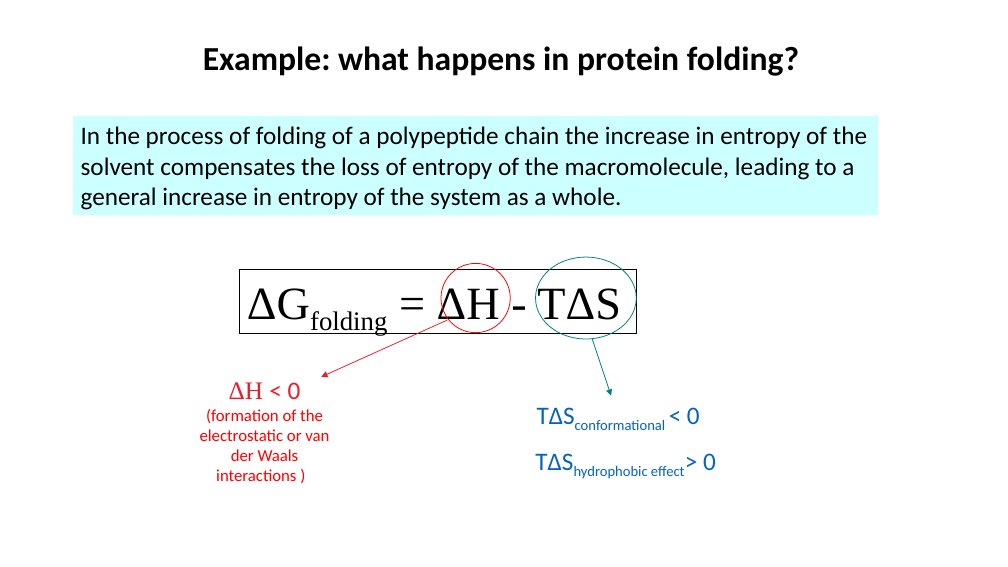
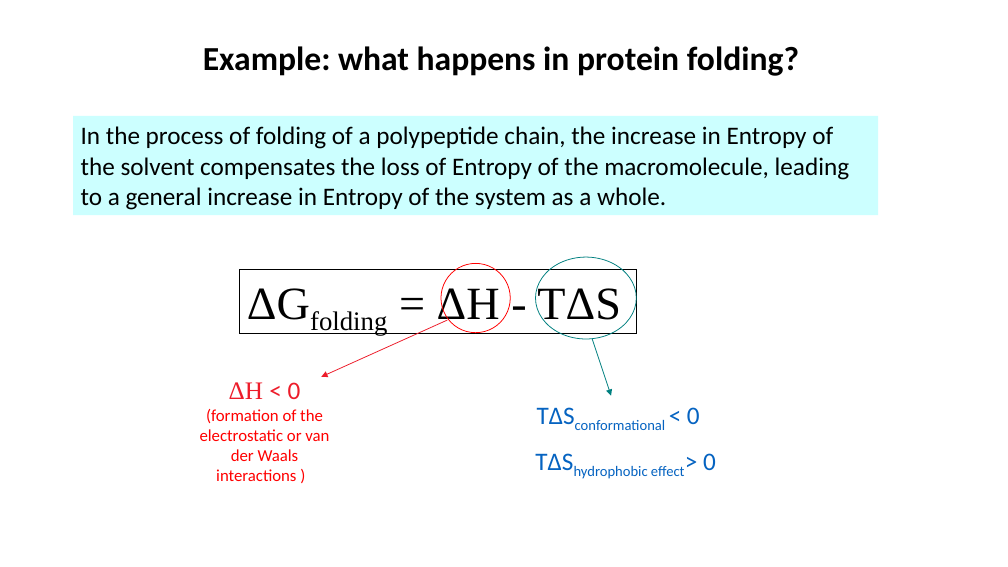
Before and after one commit to Protein-Interactions/protein_interactions, a slide deck: slide 14 of presentations/2-forces_at_play_in_protein_interactions-2021.pptx (slide 15 before the commit). Drawn at 1008x567 pixels with LibreOffice and Linux fonts; fonts in the diff are those of the drawing. Boxes give left, top, right and bottom in pixels: in the first picture for what was removed or moved away, otherwise in the second. Text is boxed around its words. In the diff, an @@ line names an element or a change of style, - is before the commit and + after.

```diff
--- a/presentations/2-forces_at_play_in_protein_interactions-2021.pptx
+++ b/presentations/2-forces_at_play_in_protein_interactions-2021.pptx
@@ text in rectangle at <box>81,126,849,210</box>: text changed @@
-In the process of folding of a polypeptide chain the increase in entropy of the solvent compensates the loss of entropy of the macromolecule, leading to a general increase in entropy of the system as a whole.
+In the process of folding of a polypeptide chain, the increase in Entropy of the solvent compensates the loss of Entropy of the macromolecule, leading to a general increase in Entropy of the system as a whole.
```
Also in this commit, not shown: 12 other slides changed, 1 slide added, 2 slides removed.
